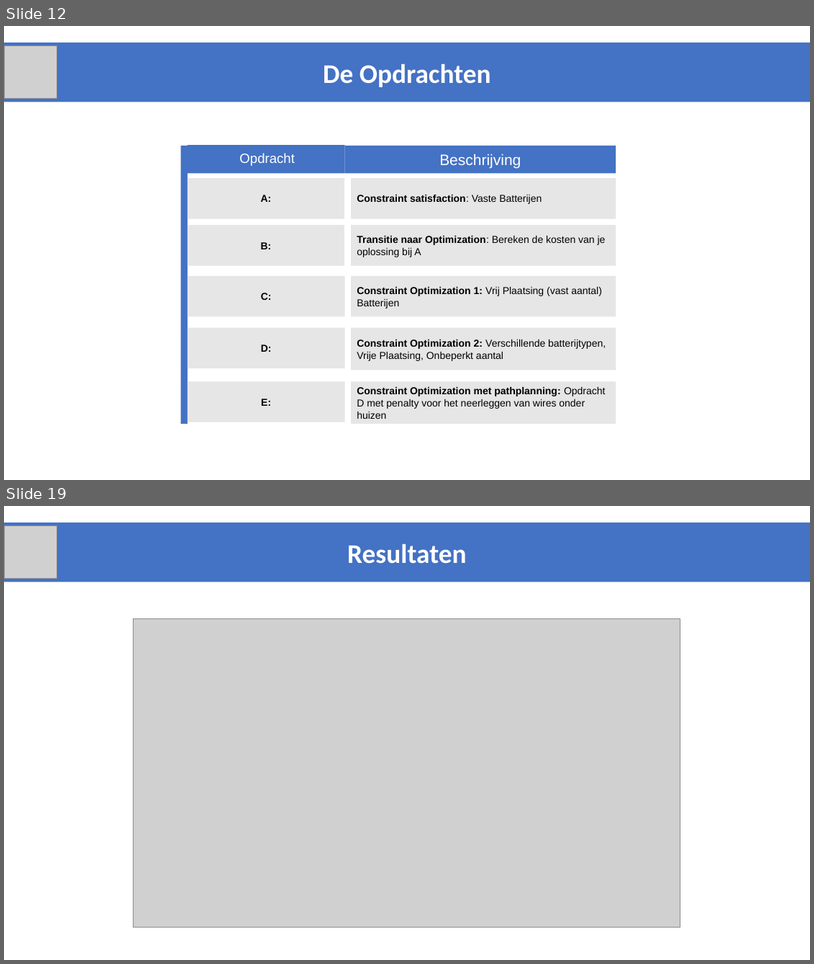
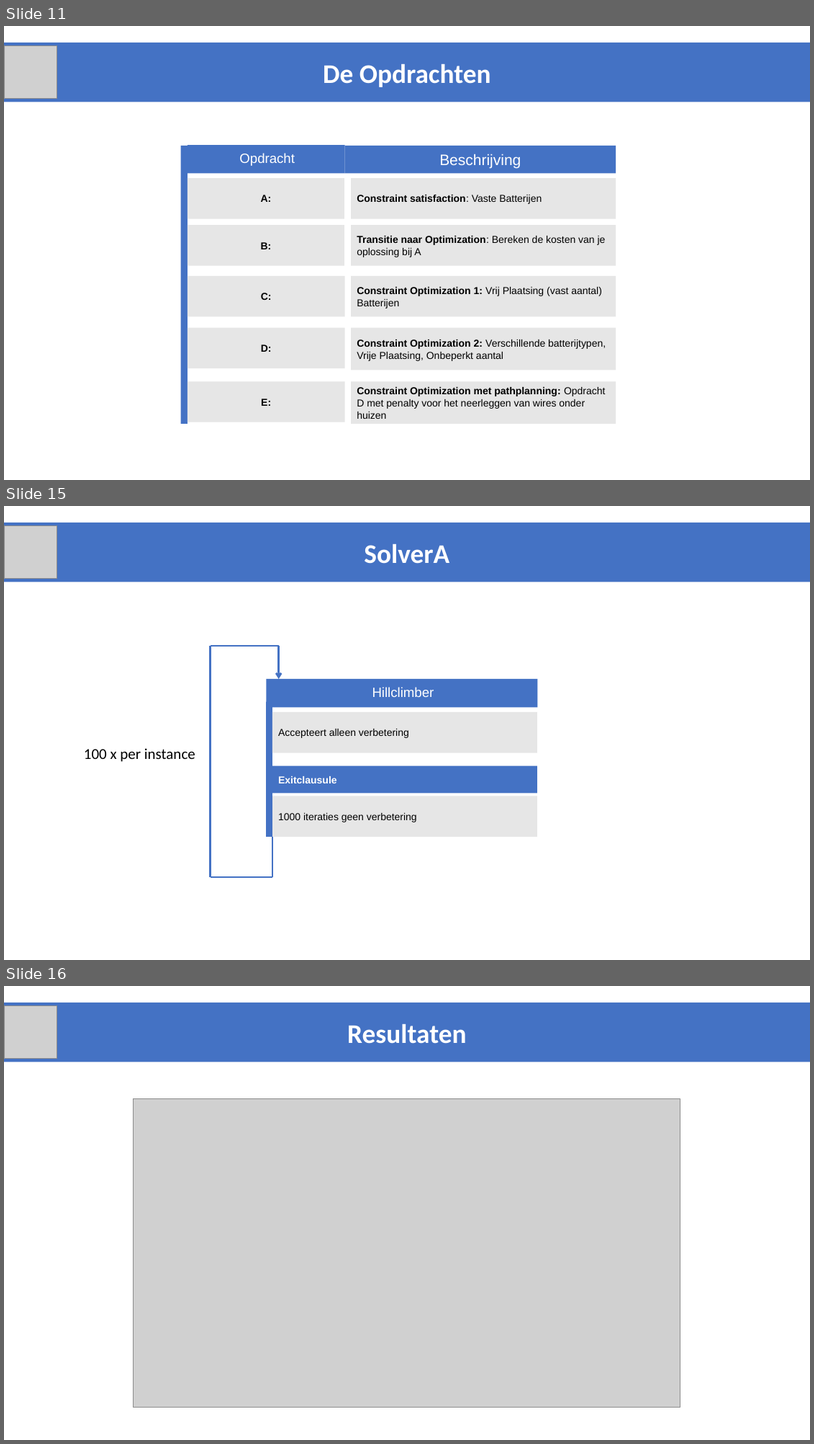
Before and after one commit to JappaB/Advanced-Heuristics, a slide deck: resultaten/Resultaten na goede Hillclimber/Smartgrids_2017_advancedHeuristics_VerdeniusBakker/Final Presentation.pptx. Shown one above the other, each under a label of ours: slides 12 and 19 before the commit, slides 11, 15 and 16 after it; the slides between them are not shown. The pictures are 814x964 and 814x1444 pixels, drawn with LibreOffice and Linux fonts; fonts in the diff are those of the drawing; grey boxes stand for pictures. Boxes give left, top, right and bottom in pixels: in the first picture for what was removed or moved away, otherwise in the second. Text is boxed around its words. In the diff, an @@ line names an element or a change of style, - is before the commit and + after.

```diff
--- a/resultaten/Resultaten na goede Hillclimber/Smartgrids_2017_advancedHeuristics_VerdeniusBakker/Final Presentation.pptx
+++ b/resultaten/Resultaten na goede Hillclimber/Smartgrids_2017_advancedHeuristics_VerdeniusBakker/Final Presentation.pptx
@@ slide 15 added at (x1=4, y1=506, x2=810, y2=960), background #FFFFFF @@
@@ rectangle added at (x1=4, y1=523, x2=810, y2=582), fill #4472C4, 32 pt, text #FFFFFF, bold @@
+SolverA
@@ picture added at (x1=4, y1=526, x2=57, y2=579) @@
@@ line added from (211, 877) to (211, 646), #4472C4 2.25 pt @@
@@ line added from (211, 646) to (278, 646), #4472C4 2.25 pt @@
@@ arrow added from (278, 646) to (278, 679), #4472C4 2.25 pt @@
@@ group added at (x1=266, y1=679, x2=538, y2=837): 5 rectangles @@
+Hillclimber
+Exitclausule
+1000 iteraties geen verbetering
+Accepteert alleen verbetering
@@ text added at (x1=84, y1=748, x2=196, y2=762), 18 pt, text #000000 @@
+100 x per instance
@@ line added from (273, 836) to (273, 877), #4472C4 2.25 pt @@
@@ line added from (273, 877) to (211, 877), #4472C4 2.25 pt @@
@@ what was slide 12 is now slide 11 @@
@@ what was slide 19 is now slide 16 @@
```
Also in this commit, not shown: 7 slides changed, 5 other slides added, 5 slides removed, 23 other files.
